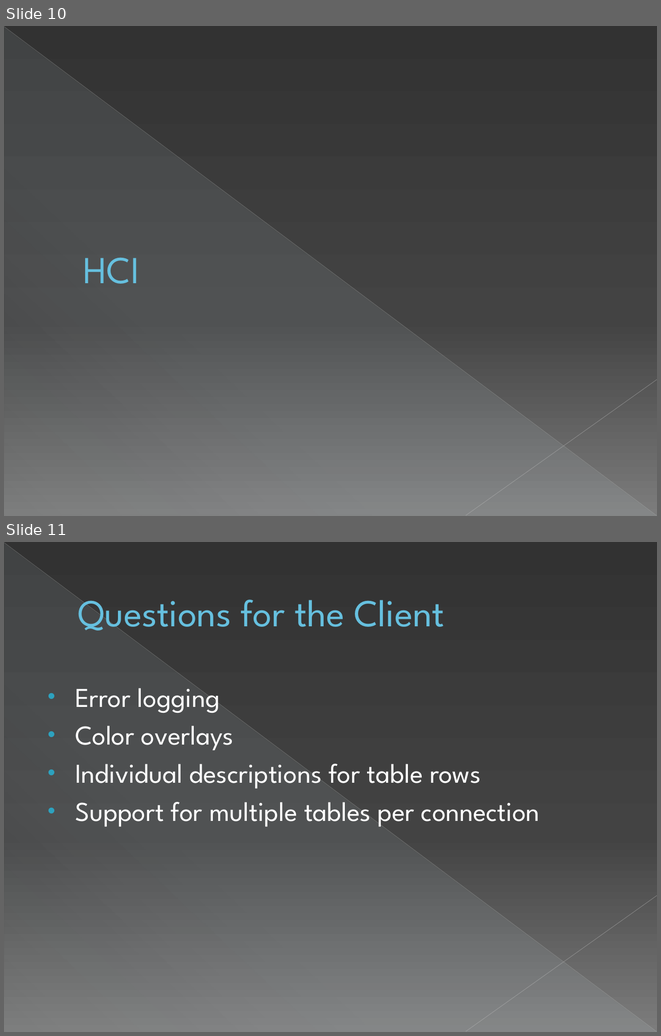
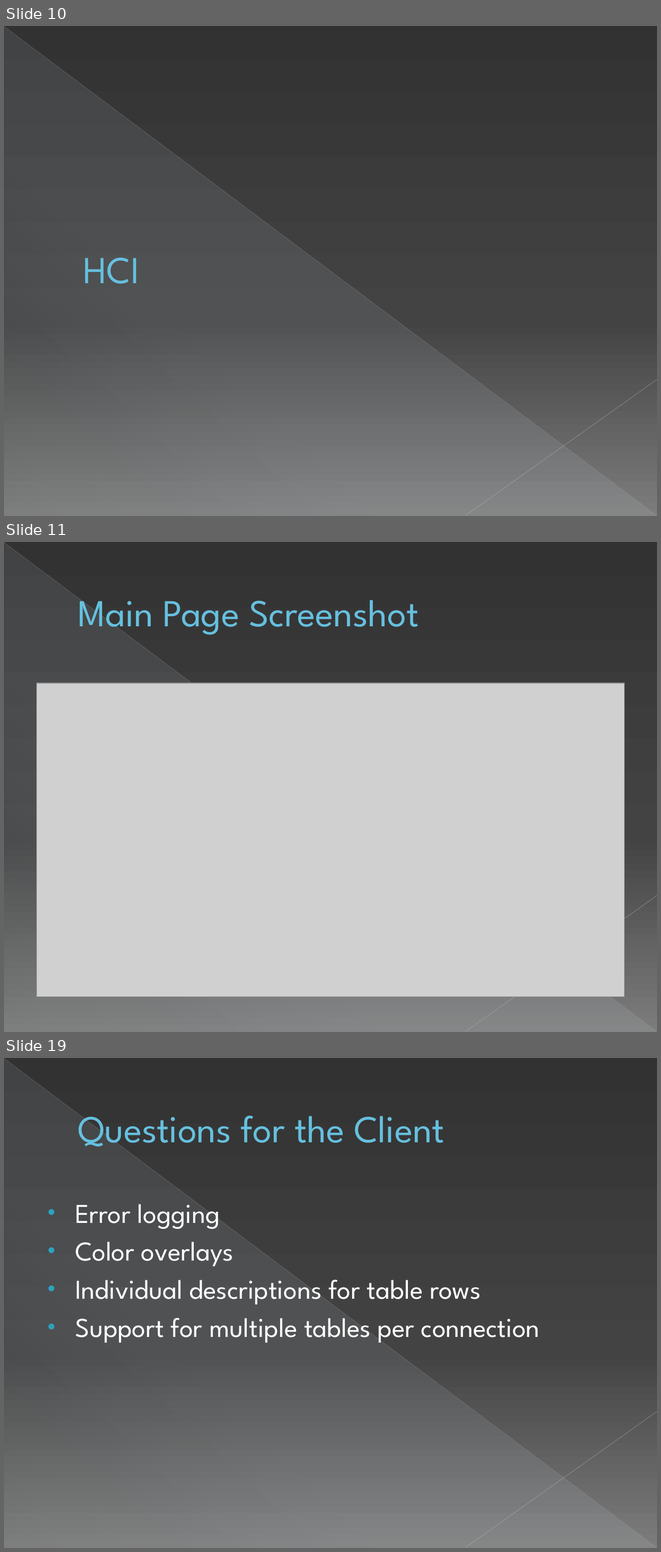
Before and after one commit to sweenr/odbc2kml, a slide deck: docs/ODBC2KML Requrements Meeting.pptx. Shown one above the other, each under a label of ours: slides 10 and 11 before the commit, slides 10, 11 and 19 after it; the slides between them are not shown. The pictures are 661x1036 and 661x1552 pixels, drawn with LibreOffice and Linux fonts; fonts in the diff are those of the drawing; grey boxes stand for pictures. Boxes give left, top, right and bottom in pixels: in the first picture for what was removed or moved away, otherwise in the second. Text is boxed around its words. In the diff, an @@ line names an element or a change of style, - is before the commit and + after.

Commit message:
-Added Screenshots of the system. -Added Screenshots to the requirements powerpoint.

```diff
--- a/docs/ODBC2KML Requrements Meeting.pptx
+++ b/docs/ODBC2KML Requrements Meeting.pptx
@@ slide 11 added at bbox=[4, 542, 657, 1032], background gradient #333333 to #444444 to #7D7D7D; not listed: 3 template elements that a slide beside it also shows @@
@@ title added at bbox=[78, 598, 419, 637], 42 pt, text #66C0E0 @@
+Main Page Screenshot
@@ picture added at bbox=[37, 683, 624, 996] @@
@@ what was slide 11 is now slide 19 @@
```
Also in this commit, not shown: 7 other slides added, 5 other files.
